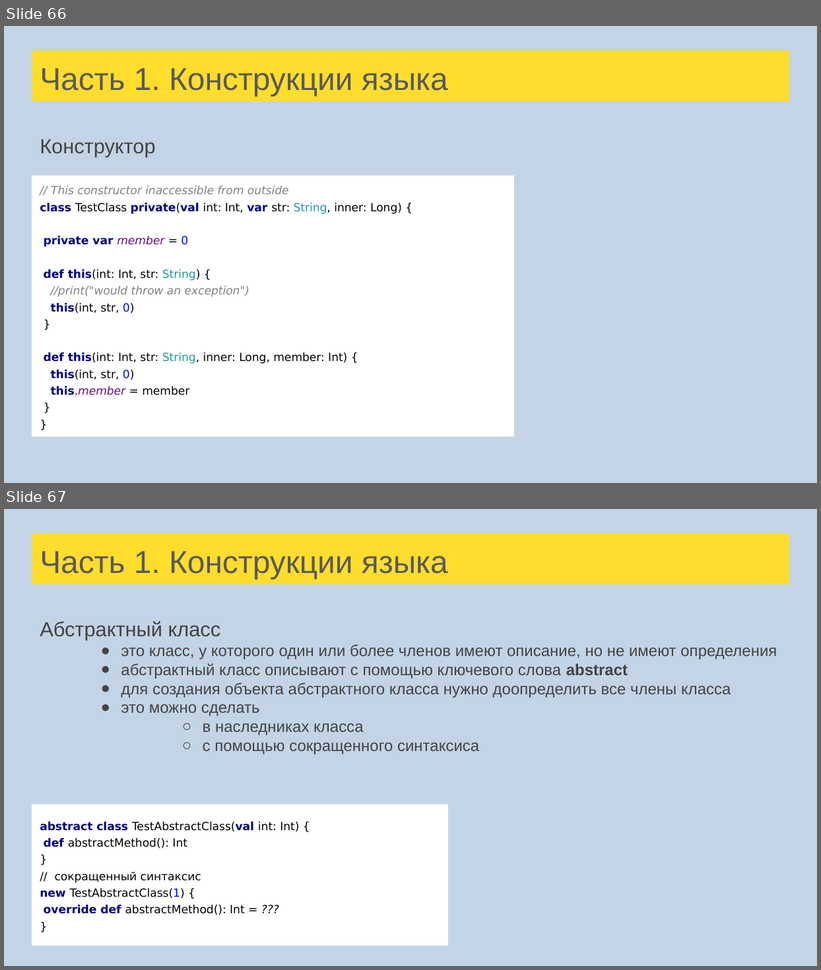
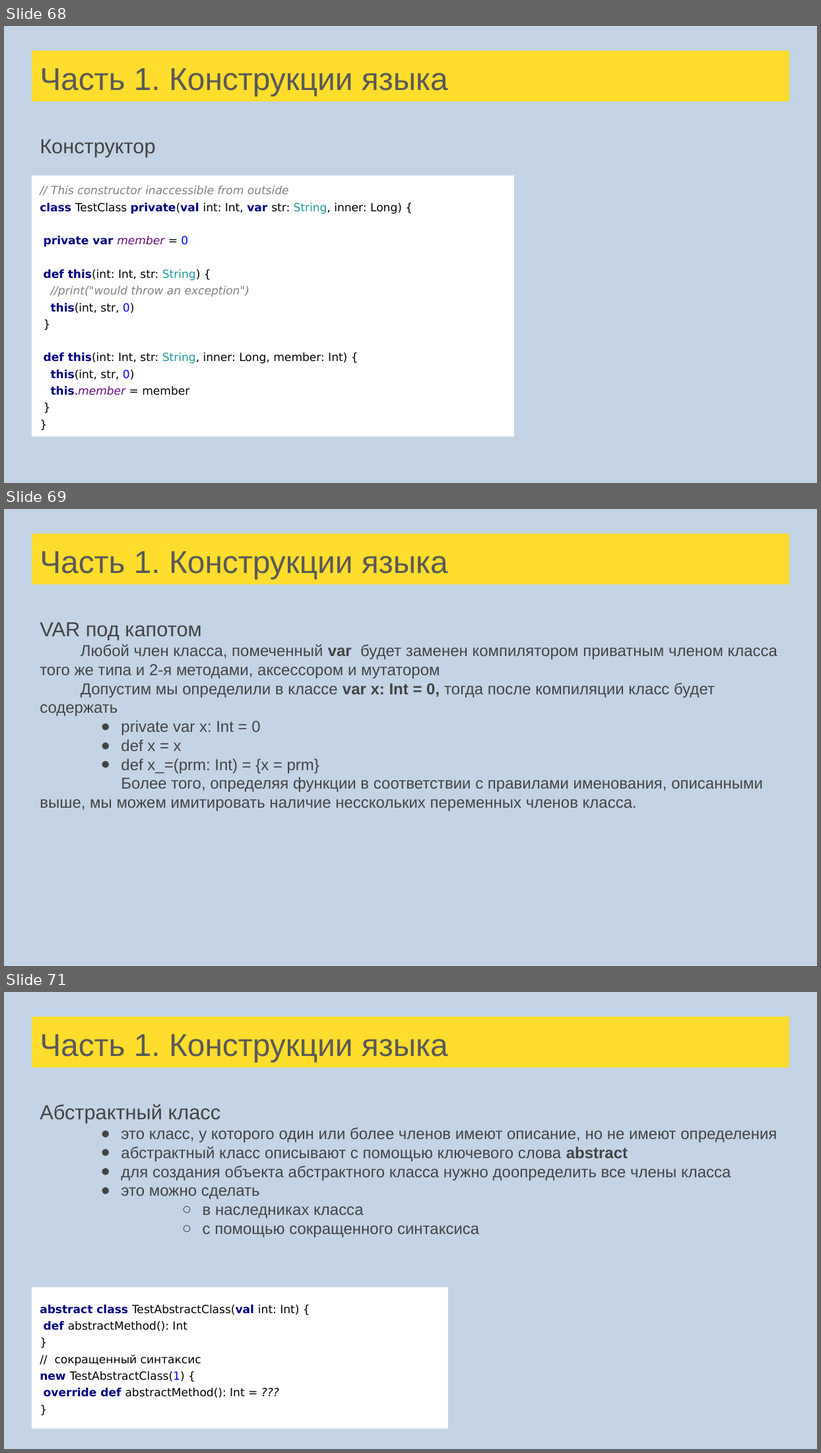
Before and after one commit to cybernetic10/Scala, a slide deck: src/main/resources/Лекции Scala для FinTech.pptx. Shown one above the other, each under a label of ours: slides 66 and 67 before the commit, slides 68, 69 and 71 after it; the slides between them are not shown. The pictures are 821x970 and 821x1453 pixels, drawn with LibreOffice and Linux fonts; fonts in the diff are those of the drawing. Boxes give left, top, right and bottom in pixels: in the first picture for what was removed or moved away, otherwise in the second. Text is boxed around its words. In the diff, an @@ line names an element or a change of style, - is before the commit and + after.

```diff
--- a/src/main/resources/Лекции Scala для FinTech.pptx
+++ b/src/main/resources/Лекции Scala для FinTech.pptx
@@ slide 69 added at bbox=[4, 509, 817, 966], background #C3D4E6 @@
@@ title added at bbox=[32, 533, 789, 585], fill #FFDD2D, 28 pt, text #595959 @@
+Часть 1. Конструкции языка
@@ text added at bbox=[40, 623, 778, 811], 14 pt, text #434343 @@
+VAR под капотом
+Любой член класса, помеченный var будет заменен компилятором приватным членом класса того же типа и 2-я методами, аксессором и мутатором
+Допустим мы определили в классе var x: Int = 0, тогда после компиляции класс будет содержать
+● private var x: Int = 0
+● def x = x
+● def x_=(prm: Int) = {x = prm}
+Более того, определяя функции в соответствии с правилами именования, описанными выше, мы можем имитировать наличие несскольких переменных членов класса.
@@ what was slide 66 is now slide 68 @@
@@ what was slide 67 is now slide 71 @@
```
Also in this commit, not shown: 5 slides changed, 26 other slides added, 1 slide removed, 31 other files.
